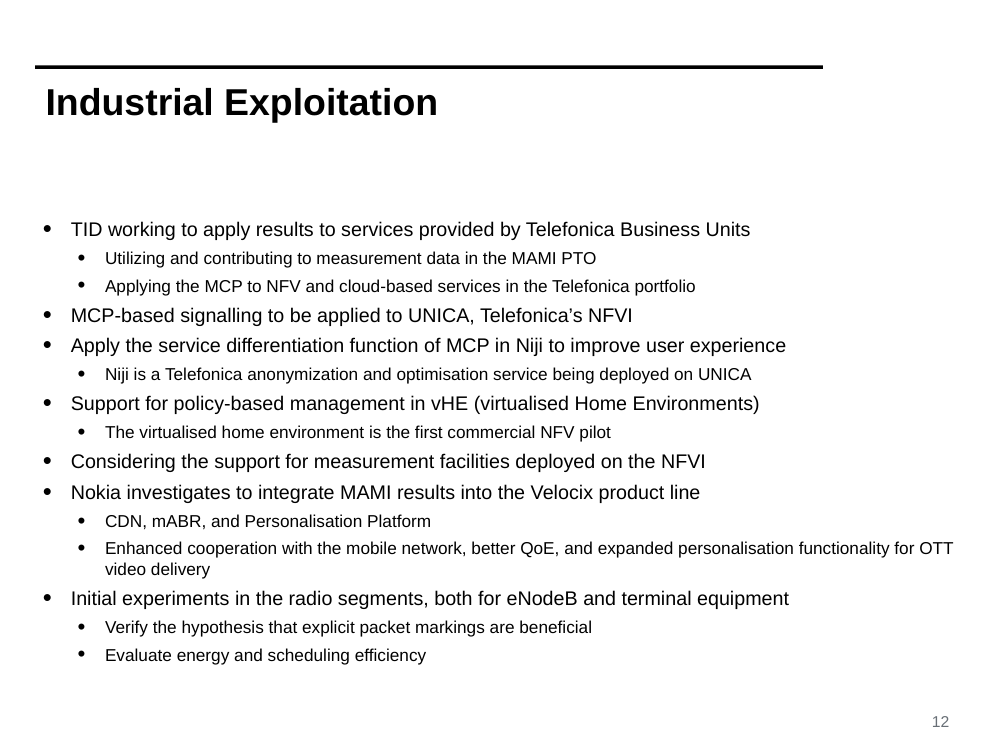
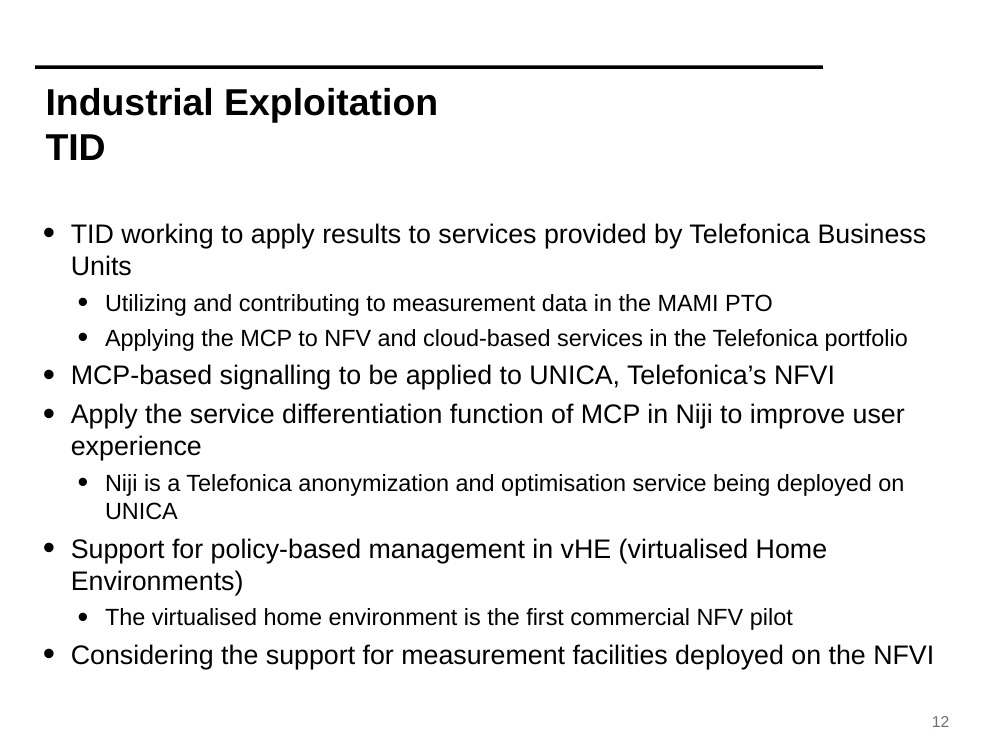
Before and after one commit to mami-project/roadshows, a slide deck: slide 12 of review2-zurich/WP4-ReviewM18.pptx. Drawn at 1008x756 pixels with LibreOffice and Linux fonts; fonts in the diff are those of the drawing; background and template pictures are left out. Boxes give left, top, right and bottom in pixels: in the first picture for what was removed or moved away, otherwise in the second. Text is boxed around its words. In the diff, an @@ line names an element or a change of style, - is before the commit and + after.

```diff
--- a/review2-zurich/WP4-ReviewM18.pptx
+++ b/review2-zurich/WP4-ReviewM18.pptx
@@ title at (46,88,438,160): text changed @@
-Industrial Exploitation
+Industrial Exploitation
+TID
@@ text "TID working to apply results ..." at (71,223,934,669): size 20 to 27.2 pt in "TID working to apply results to services ...", "MCP-based signalling to be applied to UNICA, ...", "Apply the service differentiation function of MCP ...", "Support for policy-based management in vHE (virtualised ..." and 1 more places; size 17.5 to 23.8 pt in "Utilizing and contributing to measurement data in ...", "Applying the MCP to NFV and cloud-based ...", "Niji is a Telefonica anonymization and optimisation ...", "The virtualised home environment is the first ..." @@
@@ text at (71,484,953,665): paragraphs removed @@
-• Nokia investigates to integrate MAMI results into the Velocix product line
-  • CDN, mABR, and Personalisation Platform
-  • Enhanced cooperation with the mobile network, better QoE, and expanded personalisation functionality for OTT video delivery
-• Initial experiments in the radio segments, both for eNodeB and terminal equipment
-  • Verify the hypothesis that explicit packet markings are beneficial
-  • Evaluate energy and scheduling efficiency
```
Also in this commit, not shown: 11 other slides changed, 4 slides added, 3 slides removed.
